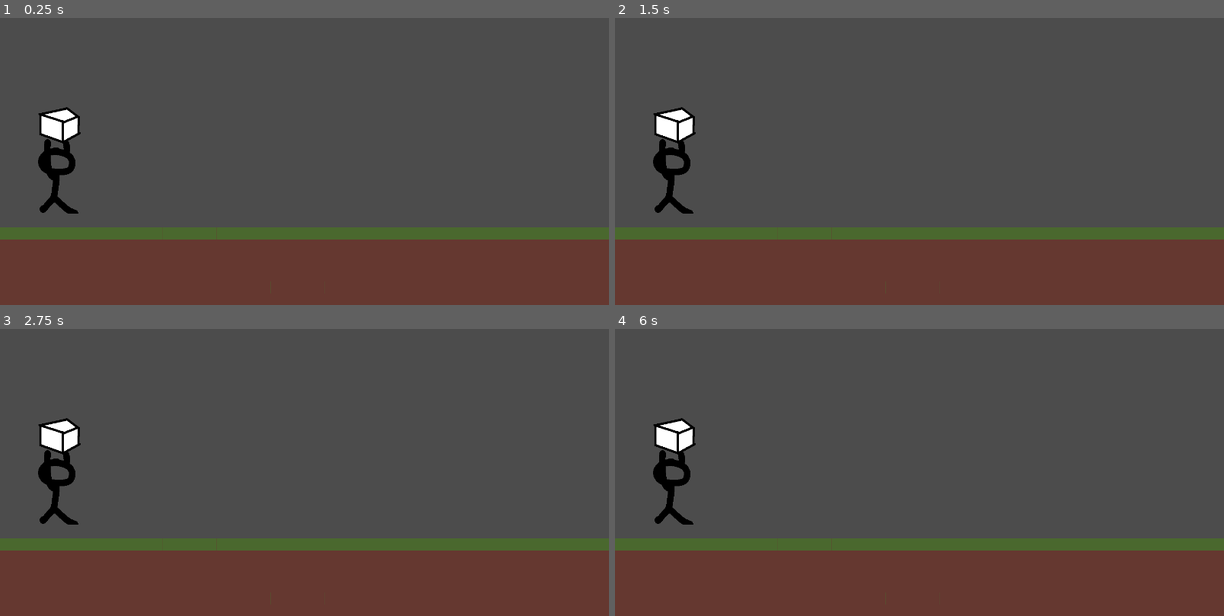
Above: before the commit, frames 1-4 (two rows, left to right).
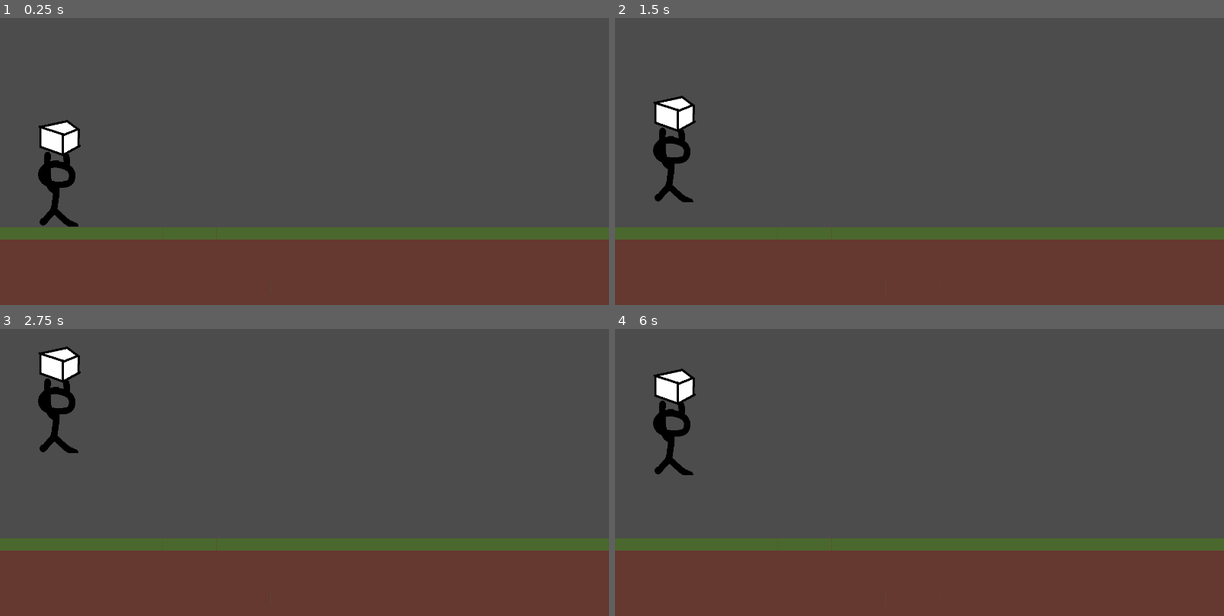
Above: after the commit, the same moments.

Repository: o-bedford/Monkey-Game
Game: Godot game, scene res://scene/level/Test_Movement.tscn
The game is run twice, just before and just after one commit, with the same random seed, the same clock (stepped at 60 frames per second) and the same inputs. The project has no main scene, so this scene is started directly.
Inputs:
- Up to frame 1 (0.25 s): no input
- Up to frame 2 (1.5 s): tap Enter at 0.5 s; hold Up (ui_up) 0.53-1.28 s
- Up to frame 3 (2.75 s): tap Space at 2 s; hold Up (ui_up) from 2.03 s (still down)
- Up to frame 4 (6 s): tap Enter at 3.5, 5 s; release Up (ui_up) at 3.53 s; tap Space at 4.25, 5.75 s; hold Up (ui_up) from 5.78 s (still down)

The runs differ from the first frame. In frame 1, 1.5% of the frame differs, in the area x 6-14%, y 31-73%; in frame 2, 1.4%; in frame 3, 2.4%, in the area x 6-14%, y 6-69%; in frame 4, 2.1%.

Commit message:
Added gravity

Diff:
--- a/scene/entity/Player.gd
+++ b/scene/entity/Player.gd
@@ -1,16 +1,16 @@
 extends KinematicBody2D
 
+export var GRAVITY = 30
 
-# Declare member variables here. Examples:
-# var a = 2
-# var b = "text"
+var velocity = Vector2()
 
-
-# Called when the node enters the scene tree for the first time.
 func _ready():
 	pass # Replace with function body.
 
+func _physics_process(delta):
+	velocity.y += GRAVITY
 
-# Called every frame. 'delta' is the elapsed time since the previous frame.
-#func _process(delta):
-#	pass
+	if Input.is_action_just_pressed("ui_up"):
+		velocity.y = -900
+
+	velocity = move_and_slide(velocity)
--- a/scene/entity/Player.tscn
+++ b/scene/entity/Player.tscn
@@ -8,6 +8,7 @@
 height = 82.0
 
 [node name="Player" type="KinematicBody2D"]
+position = Vector2( 706, 451 )
 script = ExtResource( 2 )
 __meta__ = {
 "_edit_group_": true
